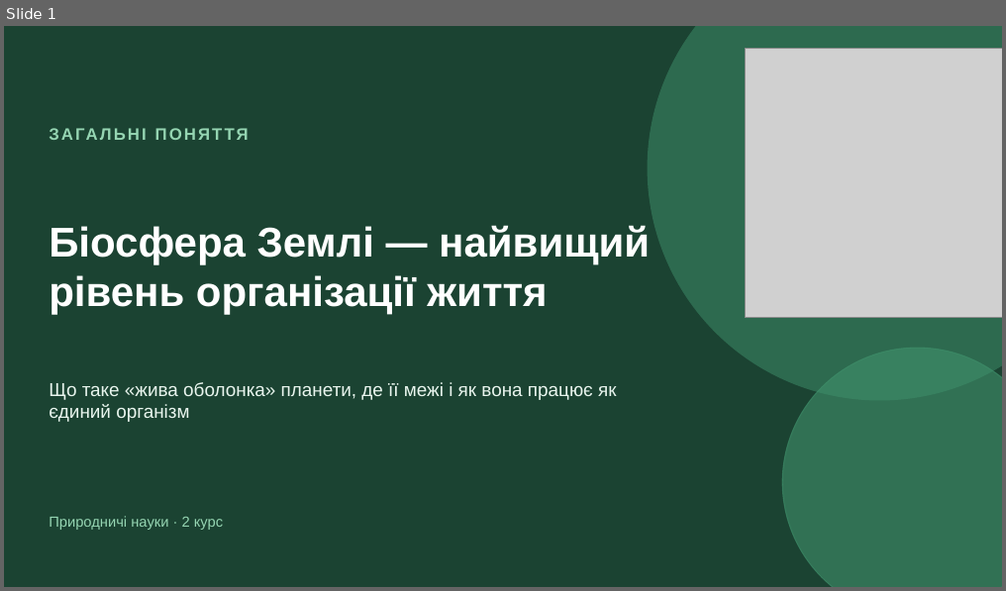
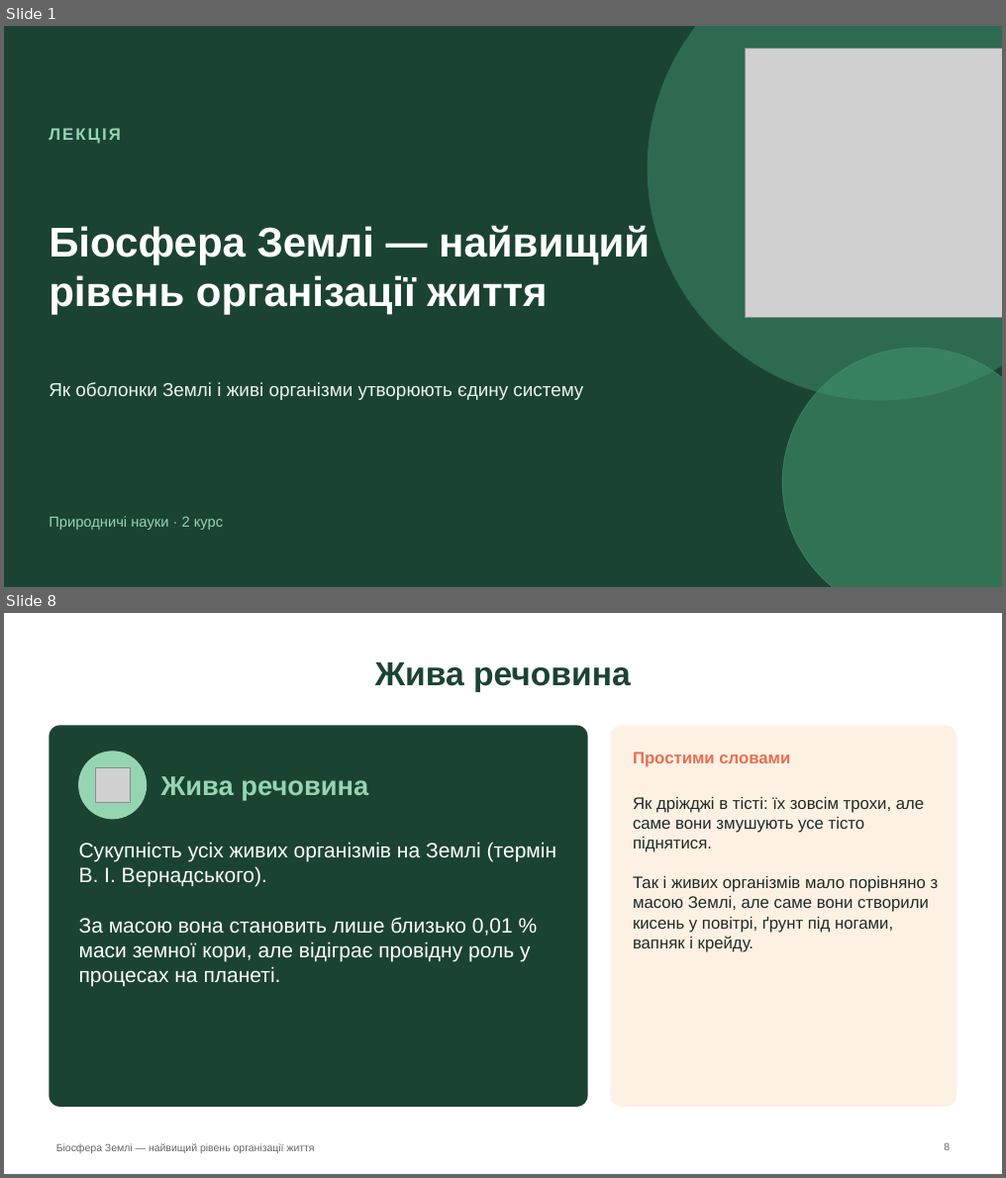
Before and after one commit to batalovatetyana-boop/-1, a slide deck: presentations/00_Біосфера_Землі.pptx. Shown one above the other, each under a label of ours: slide 1 before the commit, slides 1 and 8 after it; the slides between them are not shown. The pictures are 1006x591 and 1006x1178 pixels, drawn with LibreOffice and Linux fonts; fonts in the diff are those of the drawing; grey boxes stand for pictures. Boxes give left, top, right and bottom in pixels: in the first picture for what was removed or moved away, otherwise in the second. Text is boxed around its words. In the diff, an @@ line names an element or a change of style, - is before the commit and + after.

```diff
--- a/presentations/00_Біосфера_Землі.pptx
+++ b/presentations/00_Біосфера_Землі.pptx
@@ slide 8 added at [4, 613, 1002, 1174], background #FFFFFF @@
@@ title added at [375, 663, 631, 692], 32 pt, text #1B4332, bold @@
+Жива речовина
@@ rounded rectangle added at [49, 725, 588, 1107], fill #1B4332 @@
@@ rounded rectangle added at [611, 725, 957, 1107], fill #FDF1E4 @@
@@ ellipse added at [79, 752, 147, 819], fill #95D5B2, outline #95D5B2 1 pt @@
@@ text added at [633, 752, 790, 767], 16 pt, text #E76F51, bold @@
+Простими словами
@@ picture added at [95, 768, 131, 803] @@
@@ text added at [161, 776, 368, 800], 26 pt, text #95D5B2, bold @@
+Жива речовина
@@ text added at [633, 797, 939, 953], 16 pt, text #1F2A24 @@
+Як дріжджі в тісті: їх зовсім трохи, але саме вони змушують усе тісто піднятися.
+Так і живих організмів мало порівняно з масою Землі, але саме вони створили кисень у повітрі, ґрунт під ногами, вапняк і крейду.
@@ text added at [79, 842, 557, 987], 20 pt, text #FFFFFF @@
+Сукупність усіх живих організмів на Землі (термін В. І. Вернадського).
+За масою вона становить лише близько 0,01 % маси земної кори, але відіграє провідну роль у процесах на планеті.
@@ text added at [56, 1144, 315, 1154], 10 pt, text #5C6B63 @@
+Біосфера Землі — найвищий рівень організації життя
@@ page number added at [944, 1144, 949, 1151], 10 pt, text #5C6B63 @@
+8
@@ slide 1 changed as well @@
@@ text at [49, 128, 121, 144]: text changed @@
-ЗАГАЛЬНІ ПОНЯТТЯ
+ЛЕКЦІЯ
@@ text at [49, 382, 583, 400]: text changed @@
-Що таке «жива оболонка» планети, де її межі і як вона працює як єдиний організм
+Як оболонки Землі і живі організми утворюють єдину систему
```
Also in this commit, not shown: 13 other slides changed, 13 other slides added, 30 slides removed, 2 other files.
